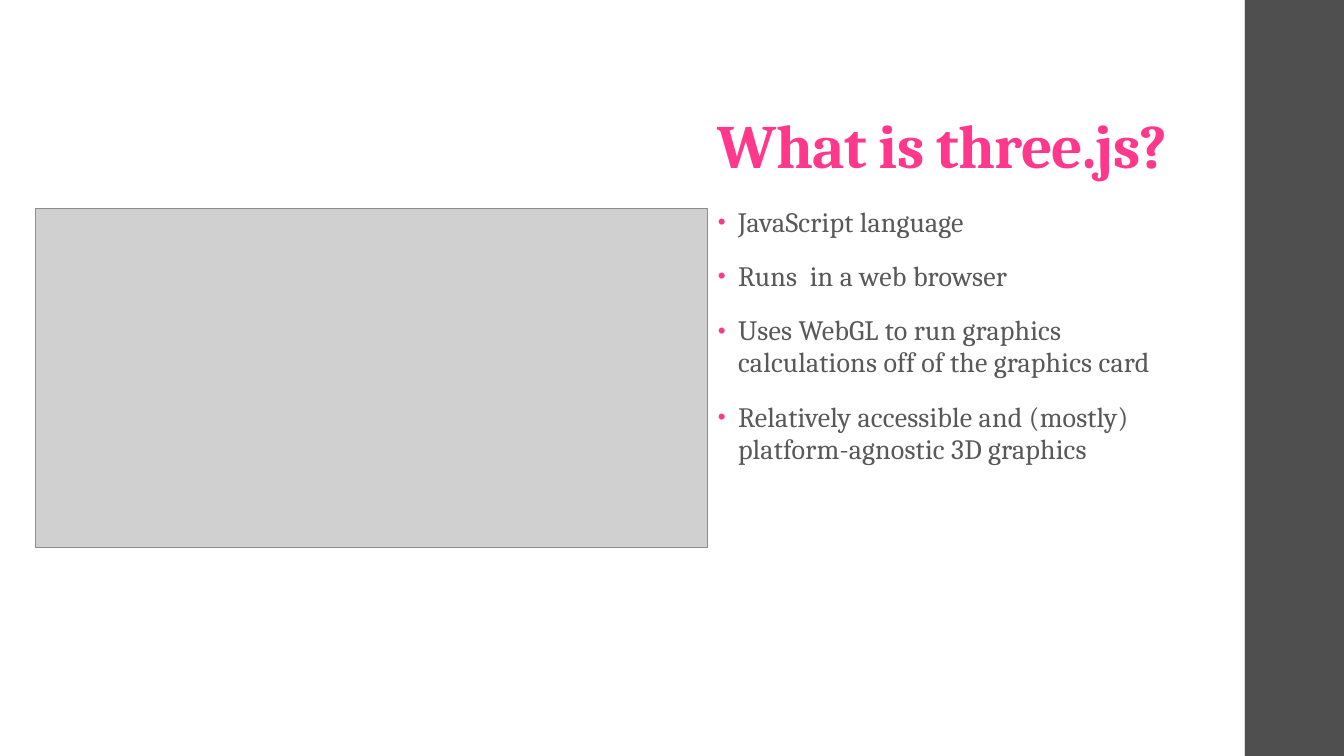
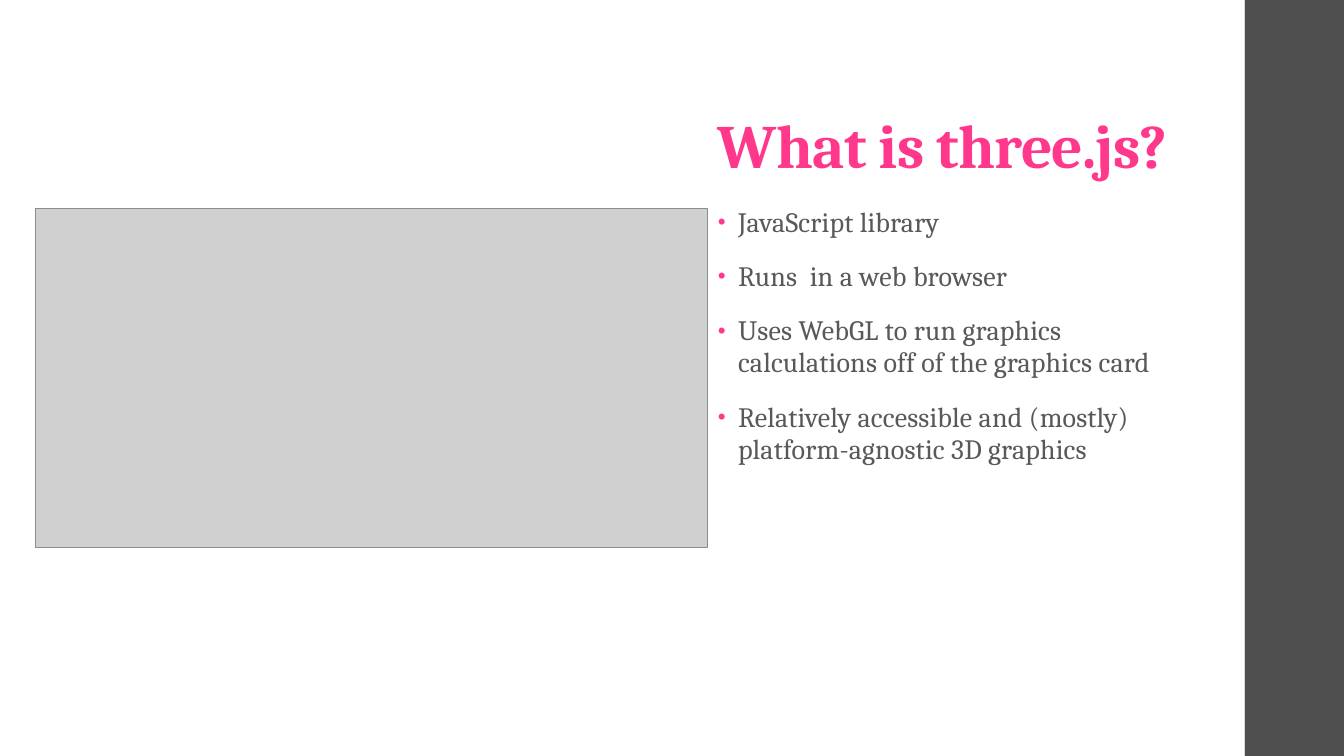
Before and after one commit to robotuw/uw-cse-da-startup, a slide deck: slide 3 of web/02_intro_to_threejs.pptx. Drawn at 1344x756 pixels with LibreOffice and Linux fonts; fonts in the diff are those of the drawing; grey boxes stand for pictures. Boxes give left, top, right and bottom in pixels: in the first picture for what was removed or moved away, otherwise in the second. Text is boxed around its words. In the diff, an @@ line names an element or a change of style, - is before the commit and + after.

```diff
--- a/web/02_intro_to_threejs.pptx
+++ b/web/02_intro_to_threejs.pptx
@@ text at <box>738,212,939,238</box>: text changed @@
-• JavaScript language
+• JavaScript library
```
Also in this commit, not shown: 2 other slides changed, 1 other file.
